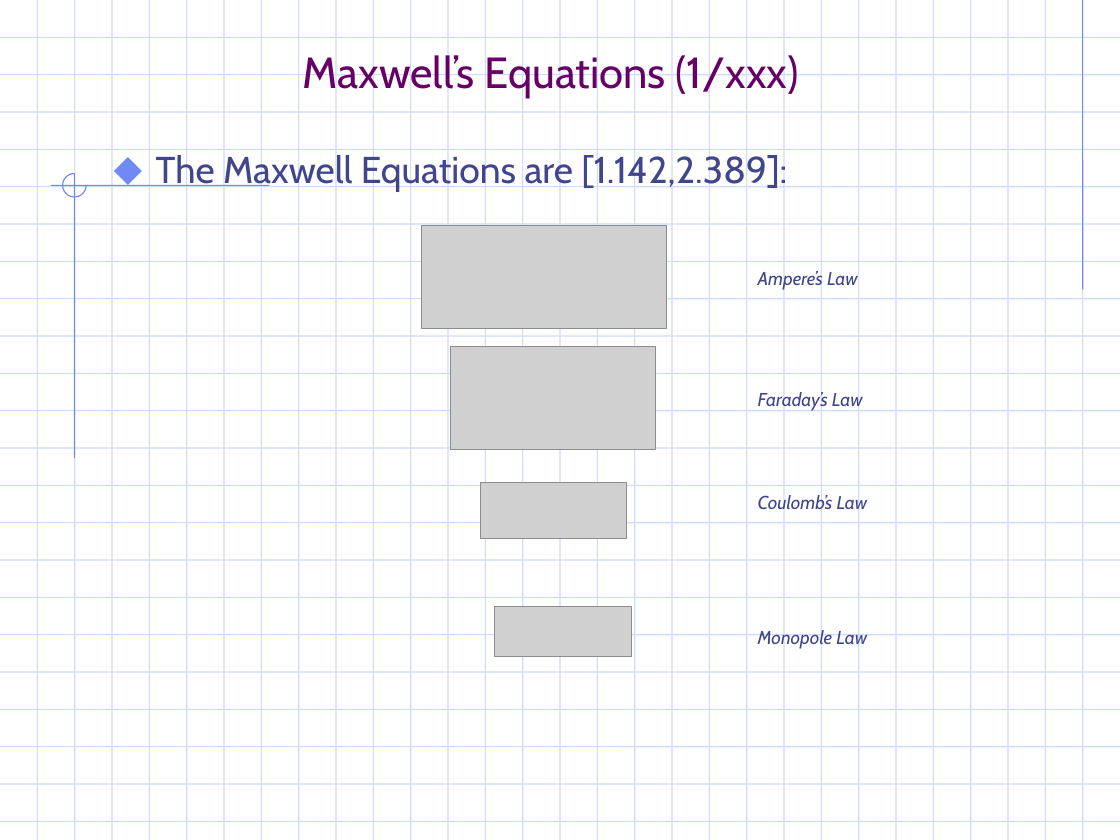
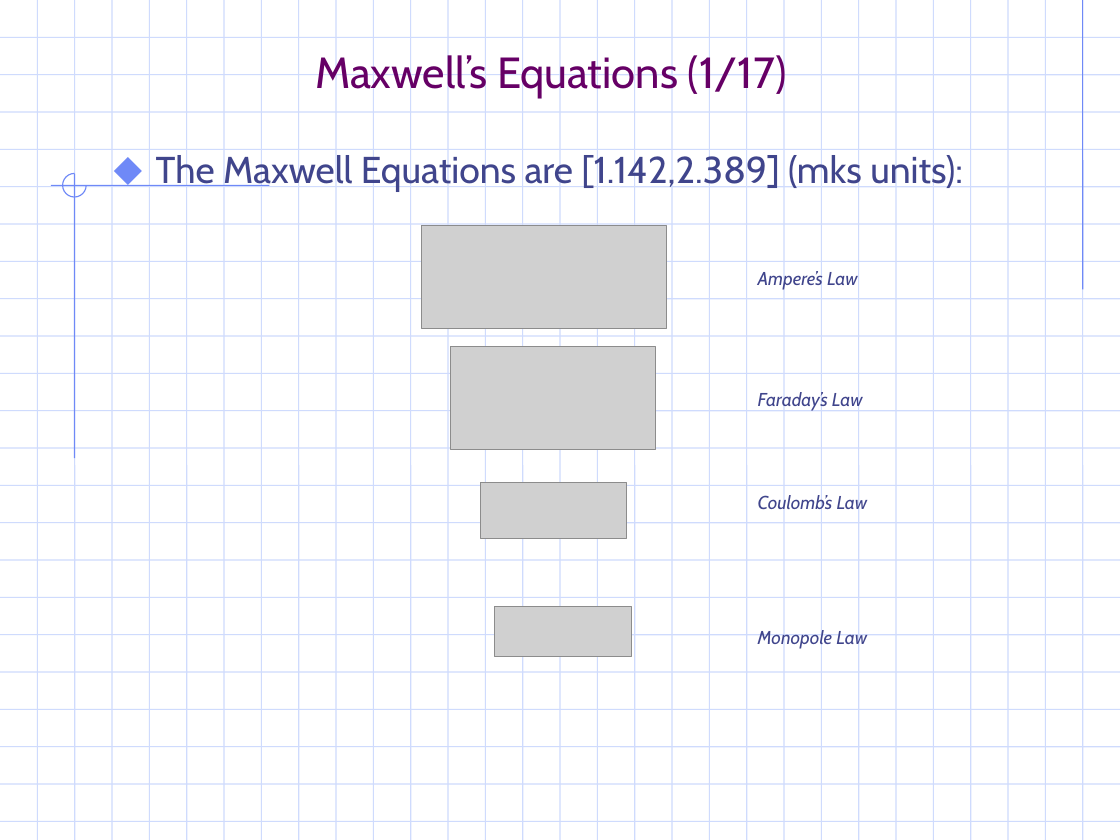
Before and after one commit to gravmath/Projects, a slide deck: slide 4 of PowerPoint/EM_notes.ppt. Drawn at 1120x840 pixels with LibreOffice and Linux fonts; fonts in the diff are those of the drawing; grey boxes stand for pictures; background and template pictures are left out. Boxes give left, top, right and bottom in pixels: in the first picture for what was removed or moved away, otherwise in the second. Text is boxed around its words. In the diff, an @@ line names an element or a change of style, - is before the commit and + after.

```diff
--- a/PowerPoint/EM_notes.ppt
+++ b/PowerPoint/EM_notes.ppt
@@ title at <box>315,51,787,98</box>: text changed @@
-Maxwell’s Equations (1/xxx)
+Maxwell’s Equations (1/17)
@@ text at <box>156,151,963,191</box>: text changed @@
-⬥ The Maxwell Equations are [1.142,2.389]:
+⬥ The Maxwell Equations are [1.142,2.389] (mks units):
```
Also in this commit, not shown: 8 other slides changed, 11 slides added, 10 slides removed, 1 other file.
